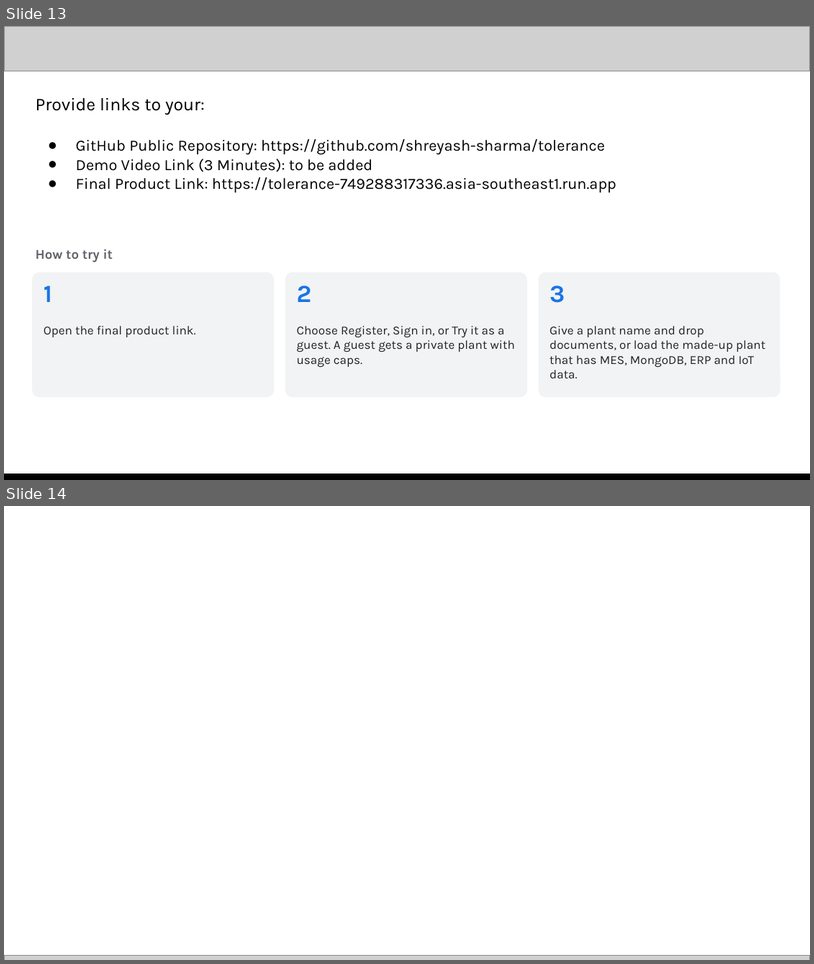
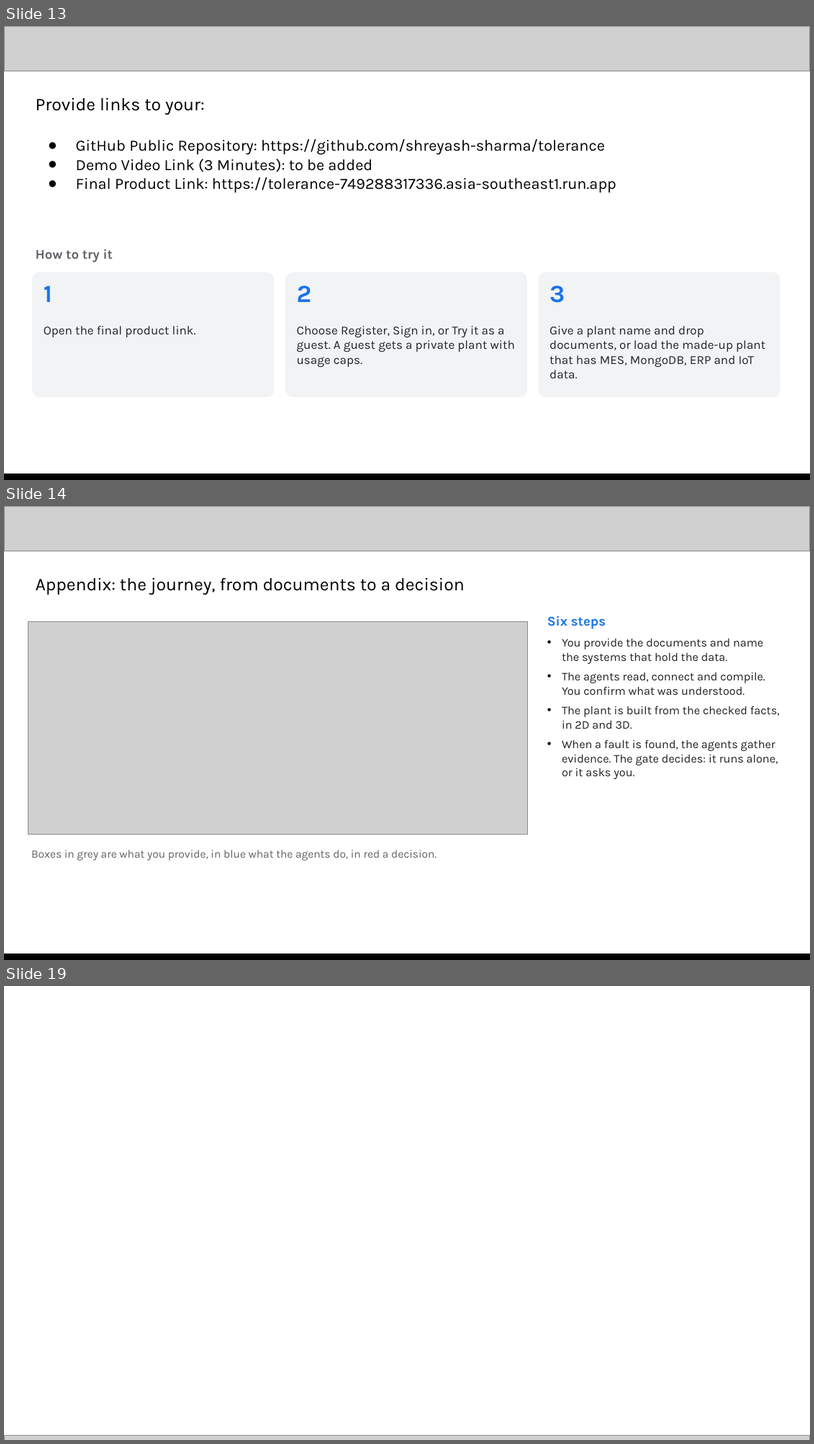
Before and after one commit to shreyash-sharma/tolerance, a slide deck: submission/Tolerance - AI Builder Cup submission.pptx. Shown one above the other, each under a label of ours: slides 13 and 14 before the commit, slides 13, 14 and 19 after it; the slides between them are not shown. The pictures are 814x964 and 814x1444 pixels, drawn with LibreOffice and Linux fonts; fonts in the diff are those of the drawing; grey boxes stand for pictures; background and template pictures are left out. Boxes give left, top, right and bottom in pixels: in the first picture for what was removed or moved away, otherwise in the second. Text is boxed around its words. In the diff, an @@ line names an element or a change of style, - is before the commit and + after.

Commit message:
Add the appendix pages to the submission deck; update the web deck's layout editor card; tests: wait for the status panel, open the folded expert panel

```diff
--- a/submission/Tolerance - AI Builder Cup submission.pptx
+++ b/submission/Tolerance - AI Builder Cup submission.pptx
@@ slide 14 added at [4, 506, 810, 960], background #FFFFFF @@
@@ picture added at [4, 506, 810, 551] @@
@@ text added at [36, 578, 465, 595], 16 pt, text #000000 @@
+Appendix: the journey, from documents to a decision
@@ picture added at [28, 621, 528, 834] @@
@@ text added at [548, 615, 780, 779], 10.5 pt, text #202124 @@
+Six steps
+• You provide the documents and name the systems that hold the data.
+• The agents read, connect and compile. You confirm what was understood.
+• The plant is built from the checked facts, in 2D and 3D.
+• When a fault is found, the agents gather evidence. The gate decides: it runs alone, or it asks you.
@@ text added at [31, 849, 437, 860], 10 pt, text #5F6368 @@
+Boxes in grey are what you provide, in blue what the agents do, in red a decision.
@@ picture added at [4, 955, 810, 960] @@
@@ rectangle added at [4, 954, 810, 960], fill #000000 @@
@@ what was slide 14 is now slide 19 @@
```
Also in this commit, not shown: 4 other slides added, 13 other files.
